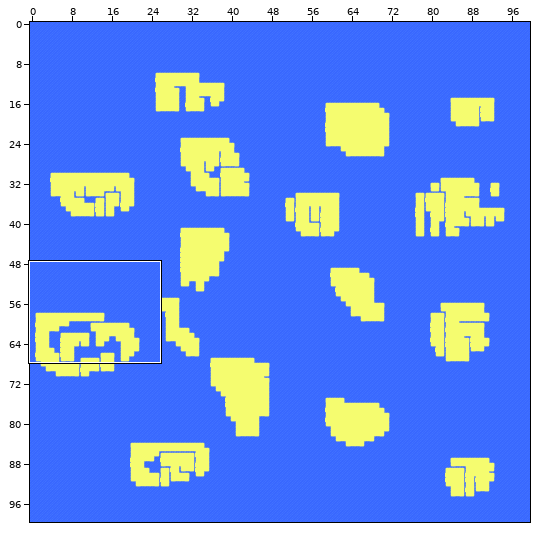
Two states of a Tiled map (JSON), levels/level0.json. The first picture is a wide view before the edit; the outline marks the close-up.
Close-up. The starting point:
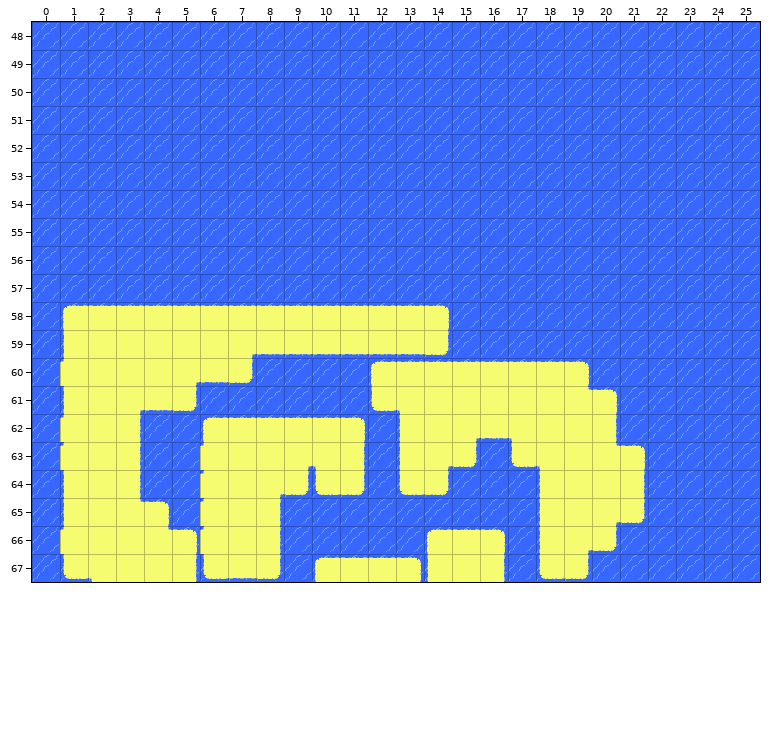
Cells are 32x32 px. Shown: x 0..25, y 48..67. The commit also changed other parts of the map, which this record leaves out.
After the commit:
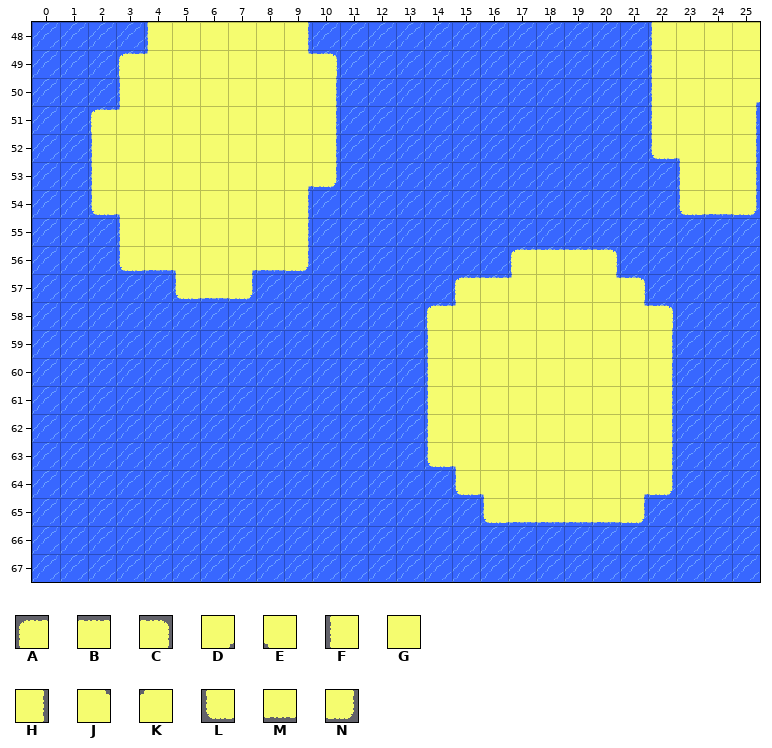
Key: from "IslandTerrain": A 0, B 1, C 2, D 3, E 4, F 5, G 6, H 7, J 8, K 9, L 10, M 11, N 12.
_ is an empty cell.
Author's note on the commit: Added buggy collisions with islands
The edit:
Layer "Islands":
y 48: x 4..9 ______ -> FGGGGH; x 22..25 ____ -> FGGG
y 49: x 3..10 ________ -> AKGGGGJC; x 22..25 ____ -> FGGG
y 50: x 3..10 ________ -> FGGGGGGH; x 22..25 ____ -> FGGD
y 51: x 2..10 _________ -> AKGGGGGGH; x 22..25 ____ -> FGGH
y 52: x 2..10 _________ -> FGGGGGGGH; x 22..25 ____ -> LEGH
y 53: x 2..10 _________ -> FGGGGGGDN; x 23..25 ___ -> FGH
y 54: x 2..9 ________ -> LEGGGGGH; x 23..25 ___ -> LMN
y 55: x 3..9 _______ -> FGGGGGH
y 56: x 3..9 _______ -> LMEGDMN; x 17..20 ____ -> ABBC
y 57: x 5..7 ___ -> LMN; x 15..21 _______ -> ABKGGJC
y 58: x 1..22 ABBBBBBBBBBBBC________ -> _____________AKGGGGGJC
y 59: x 1..22 FGGGGGDMMMMMMN________ -> _____________FGGGGGGGH
y 60: x 1..7 KGGGDMN -> _______; x 12..22 ABBBBBBC___ -> __FGGGGGGGH
y 61: x 1..5 FGDMN -> _____; x 12..14 LEG -> __F; x 19..22 JC__ -> GGGH
y 62: x 1..3 KGH -> ___; x 6..11 ABBBBC -> ______; x 13..17 FGDME -> _FGGG; x 20..22 H__ -> GGH
y 63: x 1..3 KGH -> ___; x 6..11 KGGDEH -> ______; x 13..18 FDN_LE -> _LEGGG; x 20..22 JC_ -> GGH
y 64: x 1..3 FGH -> ___; x 6..11 KGDNLN -> ______; x 13..18 LN___F -> __LEGG; x 21..22 H_ -> DN
y 65: x 1..4 FGJC -> ____; x 6..8 KGH -> ___; x 16..20 __FGD -> LMMMM
y 66: x 1..8 KGGJCKGH -> ________; x 14..16 ABC -> ___; x 18..20 FDN -> ___
y 67: x 1..8 LEGGHLMN -> ________; x 10..16 ABBCFGH -> _______; x 18..19 LN -> __
